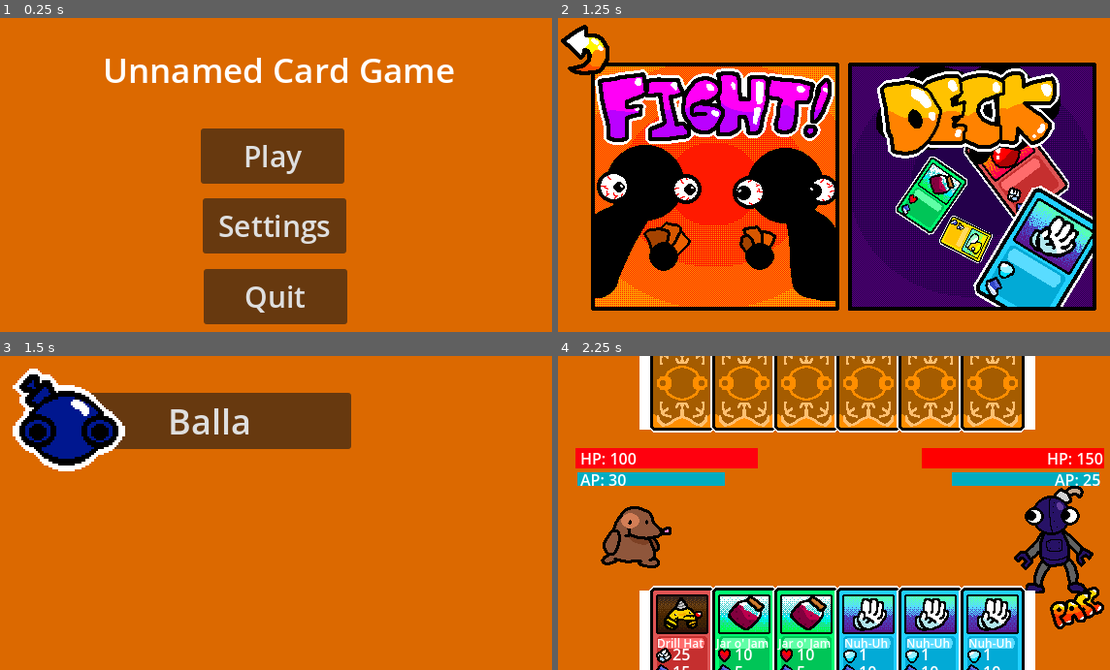
Above: before the commit, frames 1-4 (two rows, left to right).
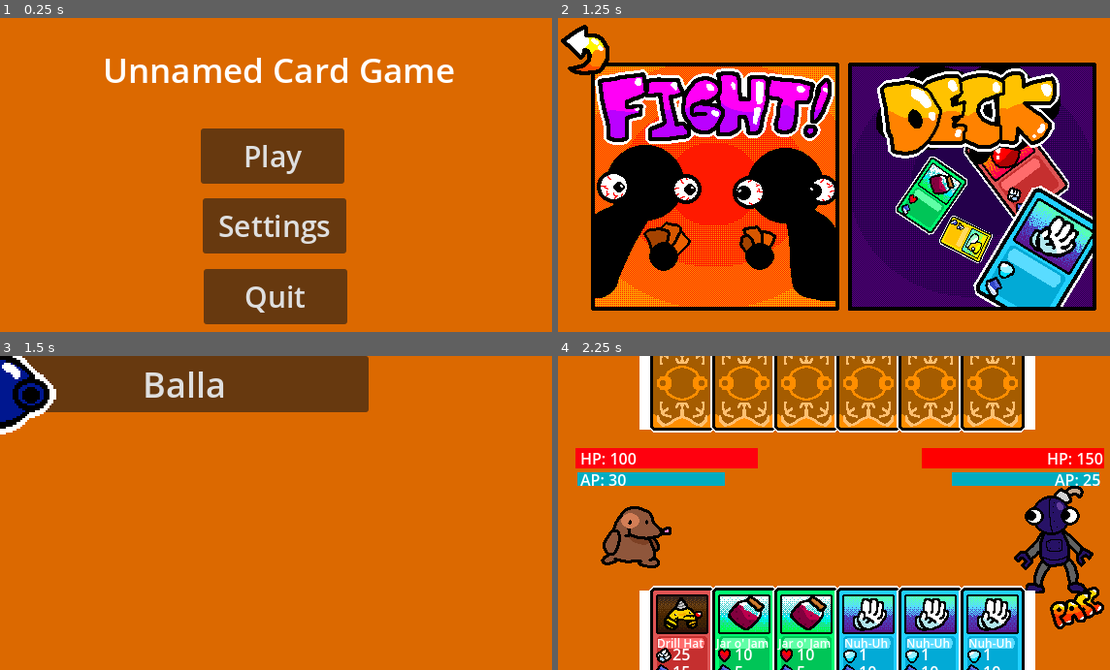
Above: after the commit, the same moments.

Repository: DylanMather2004/turn-based-deck-builder
Game: Godot game, scene res://Scenes/main_menu.tscn
Two runs of this game, one before a commit and one after it. Both use one fixed random seed, a clock stepped at 60 frames per second and the inputs below.
Inputs (mouse positions are in pixels of both pictures, inside the frame that each line leads up to):
- Up to frame 1 (0.25 s): no input
- Up to frame 2 (1.25 s): click "Play" at 0.5 s
- Up to frame 3 (1.5 s): click (154, 525) at 1.25 s
- Up to frame 4 (2.25 s): click "Balla" at 2 s

Frames 1-2 are identical in both runs. In frame 3, 17% of the frame differs, in the area x 0-67%, y 0-37%; in frame 4, nothing differs.

Commit message:
Modular enemy select screen implemented
- Implemented an enemy select screen that scales to the number of enemies in the game

Diff:
--- a/Prefabs/Enemy.tscn
+++ b/Prefabs/Enemy.tscn
@@ -1,7 +1,57 @@
-[gd_scene load_steps=7 format=3 uid="uid://drjysvvp5rtyp"]
+[gd_scene load_steps=14 format=3 uid="uid://drjysvvp5rtyp"]
 
 [ext_resource type="Script" path="res://Scripts/Character Scripts/Enemy.gd" id="1_y4cov"]
-[ext_resource type="SpriteFrames" uid="uid://dvau4bxmwyruh" path="res://Sprites/Character Sprites/Whacka' Mole.tres" id="4_pbndo"]
+[ext_resource type="Texture2D" uid="uid://qudhm3c88aar" path="res://Sprites/Character Sprites/Mole_Sheet.png" id="2_ylpvs"]
+
+[sub_resource type="AtlasTexture" id="AtlasTexture_d82uj"]
+atlas = ExtResource("2_ylpvs")
+region = Rect2(0, 0, 128, 128)
+
+[sub_resource type="AtlasTexture" id="AtlasTexture_obpme"]
+atlas = ExtResource("2_ylpvs")
+region = Rect2(128, 0, 128, 128)
+
+[sub_resource type="AtlasTexture" id="AtlasTexture_i72au"]
+atlas = ExtResource("2_ylpvs")
+region = Rect2(256, 0, 128, 128)
+
+[sub_resource type="AtlasTexture" id="AtlasTexture_bv3eu"]
+atlas = ExtResource("2_ylpvs")
+region = Rect2(384, 0, 128, 128)
+
+[sub_resource type="AtlasTexture" id="AtlasTexture_u23md"]
+atlas = ExtResource("2_ylpvs")
+region = Rect2(512, 0, 128, 128)
+
+[sub_resource type="AtlasTexture" id="AtlasTexture_c3fhp"]
+atlas = ExtResource("2_ylpvs")
+region = Rect2(640, 0, 128, 128)
+
+[sub_resource type="SpriteFrames" id="SpriteFrames_ha1k2"]
+animations = [{
+"frames": [{
+"duration": 1.0,
+"texture": SubResource("AtlasTexture_d82uj")
+}, {
+"duration": 1.0,
+"texture": SubResource("AtlasTexture_obpme")
+}, {
+"duration": 1.0,
+"texture": SubResource("AtlasTexture_i72au")
+}, {
+"duration": 1.0,
+"texture": SubResource("AtlasTexture_bv3eu")
+}, {
+"duration": 1.0,
+"texture": SubResource("AtlasTexture_u23md")
+}, {
+"duration": 1.0,
+"texture": SubResource("AtlasTexture_c3fhp")
+}],
+"loop": true,
+"name": &"default",
+"speed": 10.0
+}]
 
 [sub_resource type="Animation" id="Animation_h7ghq"]
 length = 0.001
@@ -92,7 +142,7 @@
 effect_animator = NodePath("EffectAnimator")
 
 [node name="AnimatedSprite2D" type="AnimatedSprite2D" parent="."]
-sprite_frames = ExtResource("4_pbndo")
+sprite_frames = SubResource("SpriteFrames_ha1k2")
 
 [node name="EffectAnimator" type="AnimationPlayer" parent="."]
 libraries = {
--- /dev/null
+++ b/Scenes/enemy_select_menu.gd
@@ -0,0 +1,11 @@
+extends Control
+
+@export var enemies:Array[CharacterTemplate]
+@export var button_prefab:PackedScene
+@export var menu_panel:VBoxContainer
+
+func _ready():
+	for i in range(enemies.size()):
+		var button = button_prefab.instantiate()
+		button.character_to_load = enemies[i]
+		menu_panel.add_child(button)
--- a/Scenes/main_menu.tscn
+++ b/Scenes/main_menu.tscn
@@ -7,6 +7,8 @@
 [ext_resource type="Texture2D" uid="uid://bn403qk0tf7qe" path="res://Sprites/Deck Button-Hovering.png" id="4_tblqs"]
 [ext_resource type="Texture2D" uid="uid://b40n4lbsqkhqr" path="res://Sprites/Back-Button.png" id="5_pqi47"]
 [ext_resource type="PackedScene" uid="uid://kyiycgefeqw6" path="res://Prefabs/UI Prefabs/character_select_button.tscn" id="7_fbbau"]
+[ext_resource type="Script" path="res://Scenes/enemy_select_menu.gd" id="7_fi60y"]
+[ext_resource type="Script" path="res://Characters/CharacterTemplate.gd" id="8_imjai"]
 [ext_resource type="Resource" uid="uid://bu7u8pkobijiy" path="res://Characters/Bomba.tres" id="8_r5t2j"]
 
 [node name="MainMenu" type="Node2D" node_paths=PackedStringArray("title_menu", "game_mode_screen", "enemy_select_menu")]
@@ -90,20 +92,20 @@
 offset_bottom = 60.0
 texture_normal = ExtResource("5_pqi47")
 
-[node name="EnemySelectMenu" type="Control" parent="."]
+[node name="EnemySelectMenu" type="Control" parent="." node_paths=PackedStringArray("menu_panel")]
 visible = false
 layout_mode = 3
 anchors_preset = 0
-offset_right = 40.0
-offset_bottom = 40.0
+offset_right = 373.0
+offset_bottom = 323.0
+script = ExtResource("7_fi60y")
+enemies = Array[ExtResource("8_imjai")]([ExtResource("8_r5t2j")])
+button_prefab = ExtResource("7_fbbau")
+menu_panel = NodePath("VBoxContainer")
 
-[node name="Character Select Button" parent="EnemySelectMenu" instance=ExtResource("7_fbbau")]
-layout_mode = 0
-offset_left = 71.0
-offset_top = 38.0
-offset_right = 362.0
-offset_bottom = 96.0
-character_to_load = ExtResource("8_r5t2j")
+[node name="VBoxContainer" type="VBoxContainer" parent="EnemySelectMenu"]
+offset_right = 380.0
+offset_bottom = 319.0
 
 [connection signal="pressed" from="TitleMenu/Play Button" to="." method="_on_play_button_pressed"]
 [connection signal="pressed" from="TitleMenu/Quit Button" to="." method="_on_quit_button_pressed"]
--- a/Sprites/Character Sprites/Hero-Balla.tres
+++ /dev/null
@@ -1,81 +0,0 @@
-[gd_resource type="SpriteFrames" load_steps=12 format=3 uid="uid://df0jplhfmx5q1"]
-
-[ext_resource type="Texture2D" uid="uid://c1su215thmfy1" path="res://Sprites/Character Sprites/Hero-Balla-Sheet.png" id="1_od8ss"]
-
-[sub_resource type="AtlasTexture" id="AtlasTexture_krv8r"]
-atlas = ExtResource("1_od8ss")
-region = Rect2(0, 0, 128, 128)
-
-[sub_resource type="AtlasTexture" id="AtlasTexture_fibjo"]
-atlas = ExtResource("1_od8ss")
-region = Rect2(128, 0, 128, 128)
-
-[sub_resource type="AtlasTexture" id="AtlasTexture_rjh2r"]
-atlas = ExtResource("1_od8ss")
-region = Rect2(256, 0, 128, 128)
-
-[sub_resource type="AtlasTexture" id="AtlasTexture_0u3xe"]
-atlas = ExtResource("1_od8ss")
-region = Rect2(384, 0, 128, 128)
-
-[sub_resource type="AtlasTexture" id="AtlasTexture_e1e3c"]
-atlas = ExtResource("1_od8ss")
-region = Rect2(512, 0, 128, 128)
-
-[sub_resource type="AtlasTexture" id="AtlasTexture_dcjje"]
-atlas = ExtResource("1_od8ss")
-region = Rect2(640, 0, 128, 128)
-
-[sub_resource type="AtlasTexture" id="AtlasTexture_jboml"]
-atlas = ExtResource("1_od8ss")
-region = Rect2(768, 0, 128, 128)
-
-[sub_resource type="AtlasTexture" id="AtlasTexture_e34mg"]
-atlas = ExtResource("1_od8ss")
-region = Rect2(896, 0, 128, 128)
-
-[sub_resource type="AtlasTexture" id="AtlasTexture_1mm5x"]
-atlas = ExtResource("1_od8ss")
-region = Rect2(1024, 0, 128, 128)
-
-[sub_resource type="AtlasTexture" id="AtlasTexture_e1ntl"]
-atlas = ExtResource("1_od8ss")
-region = Rect2(1152, 0, 128, 128)
-
-[resource]
-animations = [{
-"frames": [{
-"duration": 1.0,
-"texture": SubResource("AtlasTexture_krv8r")
-}, {
-"duration": 1.0,
-"texture": SubResource("AtlasTexture_fibjo")
-}, {
-"duration": 1.0,
-"texture": SubResource("AtlasTexture_rjh2r")
-}, {
-"duration": 1.0,
-"texture": SubResource("AtlasTexture_0u3xe")
-}, {
-"duration": 1.0,
-"texture": SubResource("AtlasTexture_e1e3c")
-}, {
-"duration": 1.0,
-"texture": SubResource("AtlasTexture_dcjje")
-}, {
-"duration": 1.0,
-"texture": SubResource("AtlasTexture_jboml")
-}, {
-"duration": 1.0,
-"texture": SubResource("AtlasTexture_e34mg")
-}, {
-"duration": 1.0,
-"texture": SubResource("AtlasTexture_1mm5x")
-}, {
-"duration": 1.0,
-"texture": SubResource("AtlasTexture_e1ntl")
-}],
-"loop": true,
-"name": &"default",
-"speed": 15.0
-}]
--- a/Sprites/Character Sprites/Whacka' Mole.tres
+++ /dev/null
@@ -1,53 +0,0 @@
-[gd_resource type="SpriteFrames" load_steps=8 format=3 uid="uid://dvau4bxmwyruh"]
-
-[ext_resource type="Texture2D" uid="uid://qudhm3c88aar" path="res://Sprites/Character Sprites/Mole_Sheet.png" id="1_m6eki"]
-
-[sub_resource type="AtlasTexture" id="AtlasTexture_d82uj"]
-atlas = ExtResource("1_m6eki")
-region = Rect2(0, 0, 128, 128)
-
-[sub_resource type="AtlasTexture" id="AtlasTexture_obpme"]
-atlas = ExtResource("1_m6eki")
-region = Rect2(128, 0, 128, 128)
-
-[sub_resource type="AtlasTexture" id="AtlasTexture_i72au"]
-atlas = ExtResource("1_m6eki")
-region = Rect2(256, 0, 128, 128)
-
-[sub_resource type="AtlasTexture" id="AtlasTexture_bv3eu"]
-atlas = ExtResource("1_m6eki")
-region = Rect2(384, 0, 128, 128)
-
-[sub_resource type="AtlasTexture" id="AtlasTexture_u23md"]
-atlas = ExtResource("1_m6eki")
-region = Rect2(512, 0, 128, 128)
-
-[sub_resource type="AtlasTexture" id="AtlasTexture_c3fhp"]
-atlas = ExtResource("1_m6eki")
-region = Rect2(640, 0, 128, 128)
-
-[resource]
-animations = [{
-"frames": [{
-"duration": 1.0,
-"texture": SubResource("AtlasTexture_d82uj")
-}, {
-"duration": 1.0,
-"texture": SubResource("AtlasTexture_obpme")
-}, {
-"duration": 1.0,
-"texture": SubResource("AtlasTexture_i72au")
-}, {
-"duration": 1.0,
-"texture": SubResource("AtlasTexture_bv3eu")
-}, {
-"duration": 1.0,
-"texture": SubResource("AtlasTexture_u23md")
-}, {
-"duration": 1.0,
-"texture": SubResource("AtlasTexture_c3fhp")
-}],
-"loop": true,
-"name": &"default",
-"speed": 10.0
-}]
Not shown: 1 places in Scenes/main_menu.tscn that only renumber resources
Binary file removed: Sprites/Character Sprites/Hero-Balla-Sheet.png
Not shown, removed: Sprites/Character Sprites/Hero-Balla-Sheet.png.import
